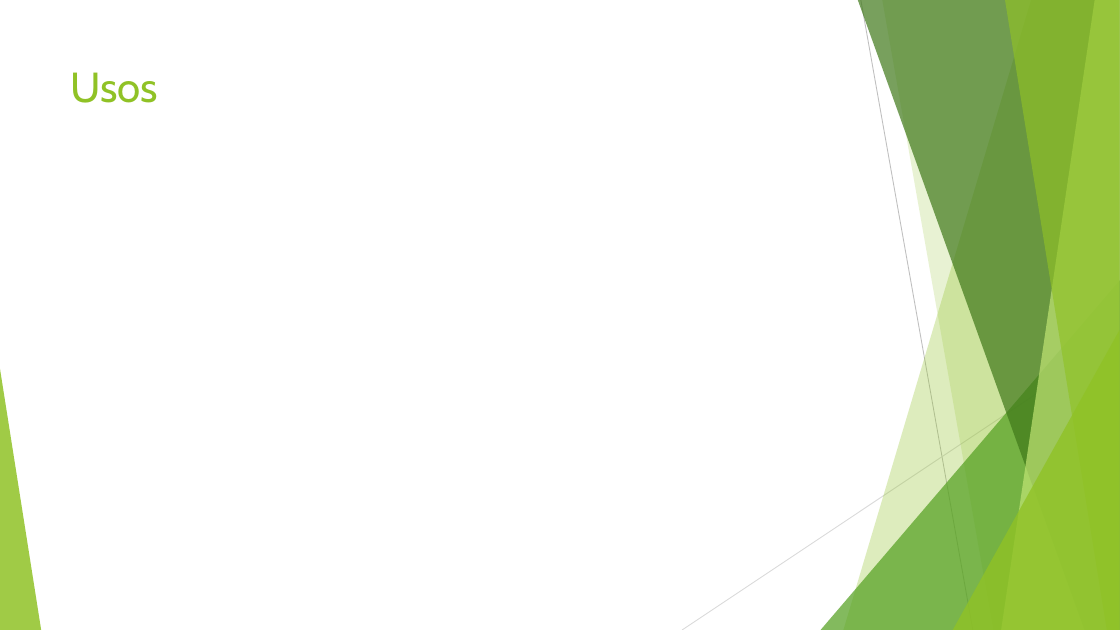
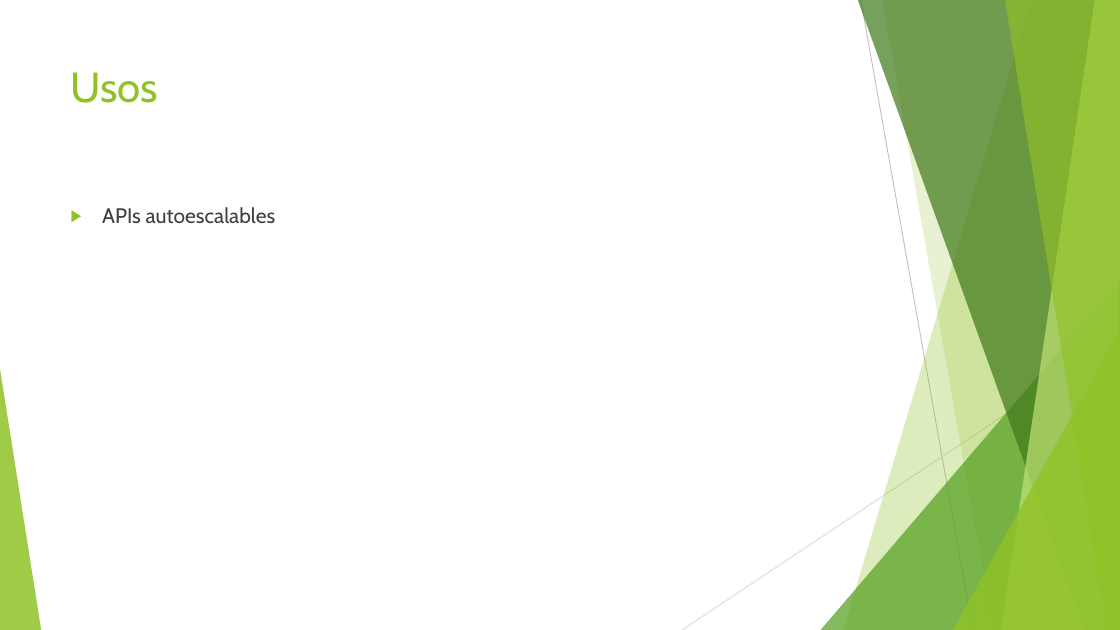
Before and after one commit to alanzam/AWS-Serverless, a slide deck: slide 16 of serverless.pptx. Drawn at 1120x630 pixels with LibreOffice and Linux fonts; fonts in the diff are those of the drawing. Boxes give left, top, right and bottom in pixels: in the first picture for what was removed or moved away, otherwise in the second. Text is boxed around its words. In the diff, an @@ line names an element or a change of style, - is before the commit and + after.

```diff
--- a/serverless.pptx
+++ b/serverless.pptx
@@ text added at [102,207,276,223], 18 pt, text #404040 @@
+▶ APIs autoescalables
```
Also in this commit, not shown: 2 other slides changed.
